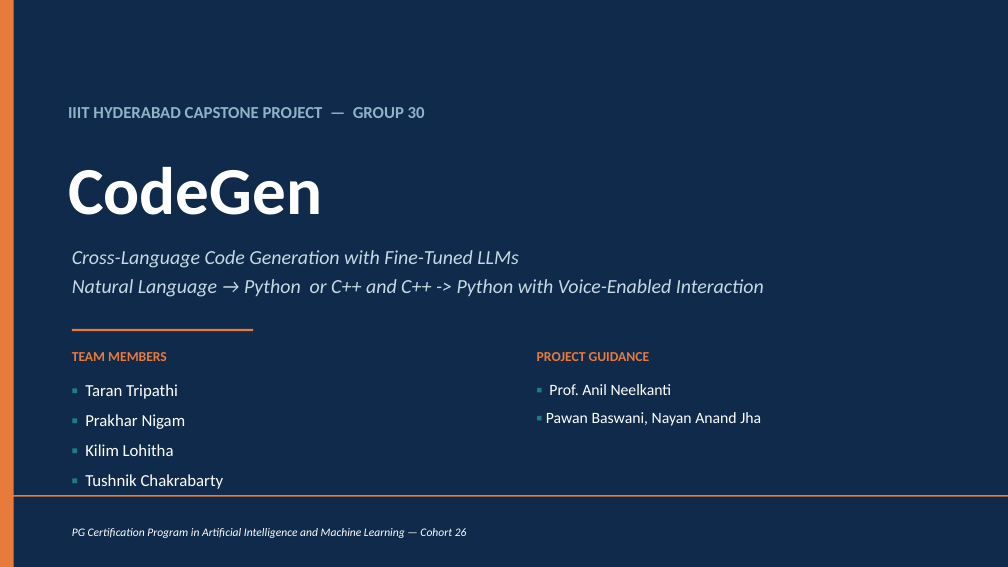
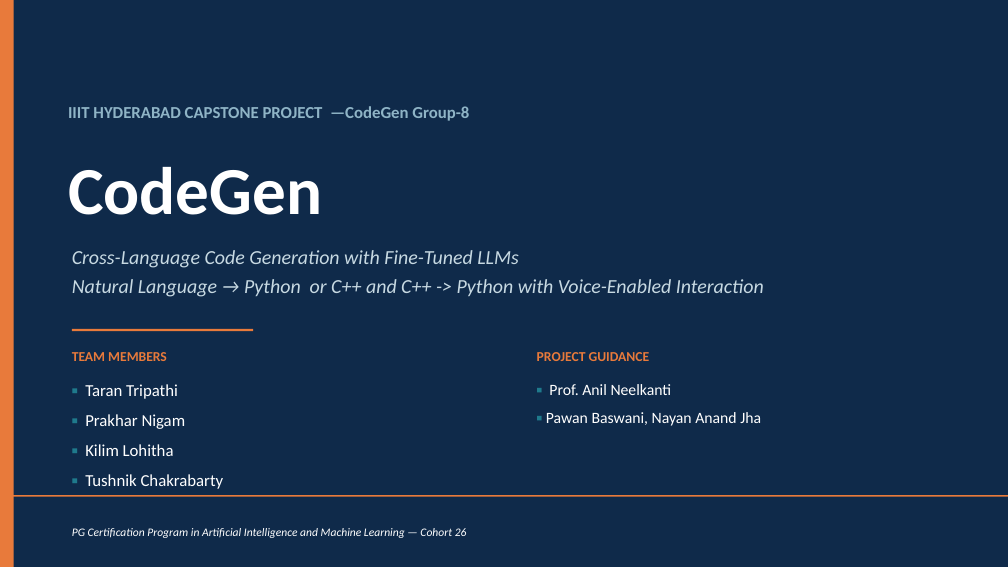
Before and after one commit to nayanjha16/CodeGen-Implementations-May_26, a slide deck: slide 1 of Group-30/Presentation/Group30-CodeGen-Capstone-Presentation_Final.pptx. Drawn at 1008x567 pixels with LibreOffice and Linux fonts; fonts in the diff are those of the drawing. Boxes give left, top, right and bottom in pixels: in the first picture for what was removed or moved away, otherwise in the second. Text is boxed around its words. In the diff, an @@ line names an element or a change of style, - is before the commit and + after.

```diff
--- a/Group-30/Presentation/Group30-CodeGen-Capstone-Presentation_Final.pptx
+++ b/Group-30/Presentation/Group30-CodeGen-Capstone-Presentation_Final.pptx
@@ text at box(68, 106, 469, 121): text changed @@
-IIIT HYDERABAD CAPSTONE PROJECT — GROUP 30
+IIIT HYDERABAD CAPSTONE PROJECT —CodeGen Group-8
```
Also in this commit, not shown: 1 slide removed.
